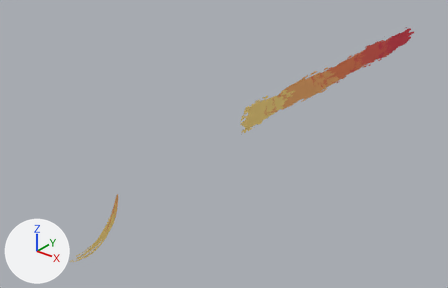
A saved change to the FBX model res/UI/Winner/Model.FBX.
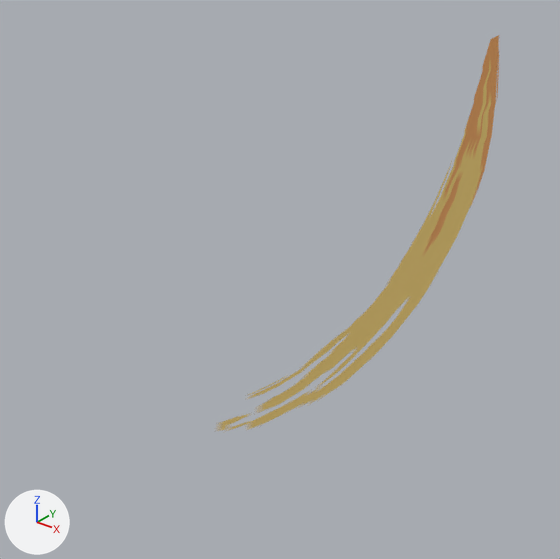
The first picture shows the older version from a 50 mm lens placed at (8.58, -6.04, 6.37), pointed at (-1.03, 5.97, -1.07). The close-ups show both versions on the part from 7% to 29% of the width and 65% to 99% of the height of that picture; other places that the commit changed are outside them. Arrows for +X, +Y and +Z are at lower left; the lights stay in place. Where no turn or scale is listed for an object, it has been applied to the vertices.

Names of what the first close-up shows: 'Splatter02'.
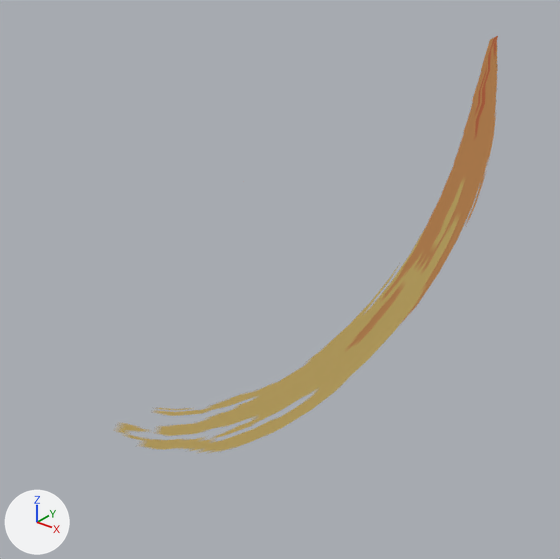
The newer file is also turned or shifted as a whole; pictures and numbers use the older file's frame.

Changed parts and their boxes (x1, y1, x2, y2) in the close-ups (560 x 559 px):
'Splatter02', surface changed (yellow to brown)
    both: (117, 35, 499, 452)

Patch to the scene script:
```diff
--- a/res/UI/Winner/Model.FBX.py
+++ b/res/UI/Winner/Model.FBX.py
@@ mat_splatter02 @@
 n4 = _N.new('ShaderNodeMapping'); n4.name = 'Mapping'
 n4.vector_type = 'TEXTURE'
-n4.inputs[1].default_value = (-1.7, 0.0, 0.0)  # 'Location'
+n4.inputs[1].default_value = (-0.684, 0.0, 0.0)  # 'Location'
 _L.new(n3.outputs[0], n4.inputs[0])  # 'UV' to 'Vector'
```
